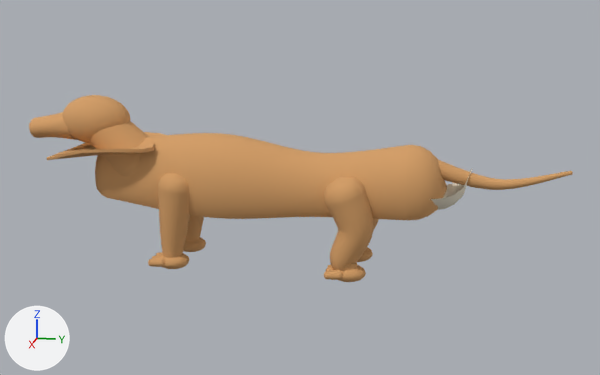
What one commit did to the glTF model WhiskerHunt/Resources/Raw/ar_models/dog-dachshund.glb.
Both versions are drawn from a camera (50 mm lens) standing at (41332.0, 8984.0, 10257.0) and looking at (-130.0, 692.0, -108.0). The axes (+X, +Y, +Z) are drawn at lower left. The lights are the same throughout. The first picture is the older version. Where no turn or scale is listed for an object, it has been applied to the vertices. Vertices at exactly the same position are counted once.

Before the edit, the objects in view are built like this:
```python
me_dachshund_0 = bpy.data.meshes.new('dachshund_0')
me_dachshund_0.from_pydata(...)  # 6989 vertices, 13748 faces; spans x -2639.0..2639.0, y -14234.0..14234.0, z -4449.0..4449.0
me_dachshund_0.materials.append(mat_ginger)  # its picture is missing
me_dachshund_1 = bpy.data.meshes.new('dachshund_1')
me_dachshund_1.from_pydata(...)  # 512 vertices, 918 faces; spans x -1648.0..1648.0, y -9469.0..9469.0, z -1386.0..1386.0
me_dachshund_1.materials.append(mat_cream)  # its picture is missing
ob_dachshund_0 = bpy.data.objects.new('dachshund_0', me_dachshund_0)
ob_dachshund_0.location = (0.0, 0.0, 0.0)
ob_dachshund_1 = bpy.data.objects.new('dachshund_1', me_dachshund_1)
ob_dachshund_1.location = (0.0, 0.0, 0.0)
```
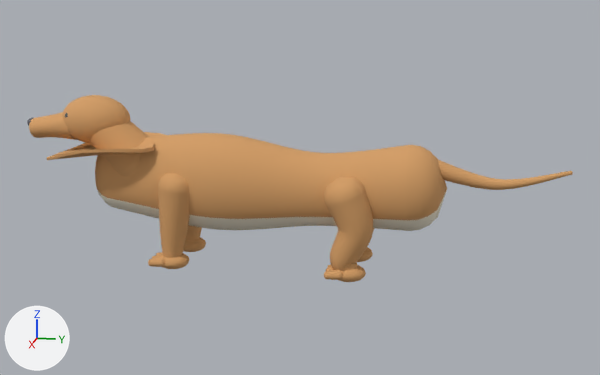
The newer file is also rescaled (x0.0000305), turned or shifted as a whole; pictures and numbers use the older file's frame.

Location of each change, [x1, y1, x2, y2] in pixels of the pictures (600 x 375 px):
'dachshund_1', moved
    before: [431, 169, 472, 210]
    after: [97, 190, 447, 231]

What the commit changed:
me_dachshund_1 is used by ob_dachshund_1; location (0.0, 0.0, 0.0).
me_dachshund_1 had 512 vertices, 918 faces and spanned x -1648.0..1648.0, y -9469.0..9469.0, z -1386.0..1386.0.
me_dachshund_1 now has 512 vertices, 918 faces and spans x -1648.0..1648.0, y -10668.0..8270.0, z -2543.0..229.0.
me_dachshund_1 part 1: the whole mesh is moved by (0.0, -1199.0, -1157.0).
